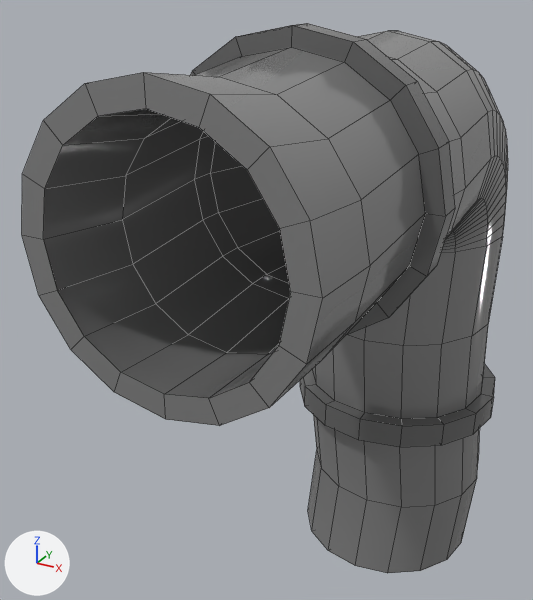
Two versions of the FBX model Assets/NP-SCIFI Pack/Hero/Objects/Pipe Corner 2.fbx, one commit apart.
Rendered twice from a camera (50 mm lens) standing at (-8.621, -72.442, 0.934) and looking at (-9.072, -71.622, 0.524). Every picture has the same lights, and +X, +Y and +Z are marked at lower left. Mesh edges are drawn as thin lines. Where no turn or scale is listed for an object, it has been applied to the vertices.

Names of what the first picture shows: 'Pipe Corner 1.001'.
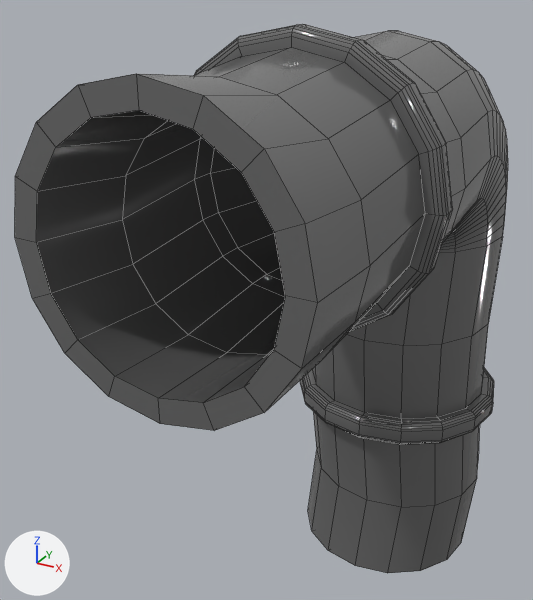
The newer file is also rescaled (x1.103), turned or shifted as a whole; pictures and numbers use the older file's frame.

The change, as a list of edits to the scene's bpy script:
```text
Change mat_light_grey:
    mat_light_grey.base_color: (0.335, 0.335, 0.335) -> (0.214, 0.214, 0.214)  # grey #9d9d9d -> grey #7f7f7f
Change me_cylinder_021:
    used by ob_pipe_corner_1_001; location = (-8.963, -71.357, 0.006)
    remove me_cylinder_021.from_pydata(...)  # 800 vertices, 800 faces; spans x -0.166..0.166, y -0.646..0.166, z -0.006..0.885
    add me_cylinder_021.from_pydata(...)  # 1056 vertices, 1056 faces; spans x -0.166..0.166, y -0.654..0.166, z -0.006..0.885
    me_cylinder_021 part 1: 32 vertices moved from x -0.166..0.166, y -0.412..-0.379, z 0.554..0.885 to x -0.155..0.155, y -0.412..-0.379, z 0.564..0.875; 128 vertices added at x -0.166..0.166, y -0.411..-0.38, z 0.554..0.885
    me_cylinder_021 part 2: 32 vertices moved from x -0.166..0.166, y -0.166..0.166, z 0.265..0.303 to x -0.155..0.155, y -0.155..0.155, z 0.265..0.303; 128 vertices added at x -0.166..0.166, y -0.166..0.166, z 0.265..0.303
    me_cylinder_021 part 3: 32 vertices moved from x -0.146..0.146, y -0.646, z 0.574..0.865 to x -0.146..0.146, y -0.654, z 0.574..0.865
```

Pixel boxes [x1, y1, x2, y2] of what changed, in the pictures (533 x 600 px; the box of a moved part takes in the faces that stretch with it):
'Pipe Corner 1.001', recoloured, reshaped: before [22, 23, 508, 573]; after [15, 24, 508, 573]
part 1 of me_cylinder_021, built on: before [190, 23, 455, 335]; after [194, 24, 453, 332]
part 2 of me_cylinder_021, built on: before [300, 364, 495, 447]; after [300, 368, 494, 445]
part 3 of me_cylinder_021, moved or reshaped: before [22, 72, 370, 426]; after [15, 73, 370, 430]
